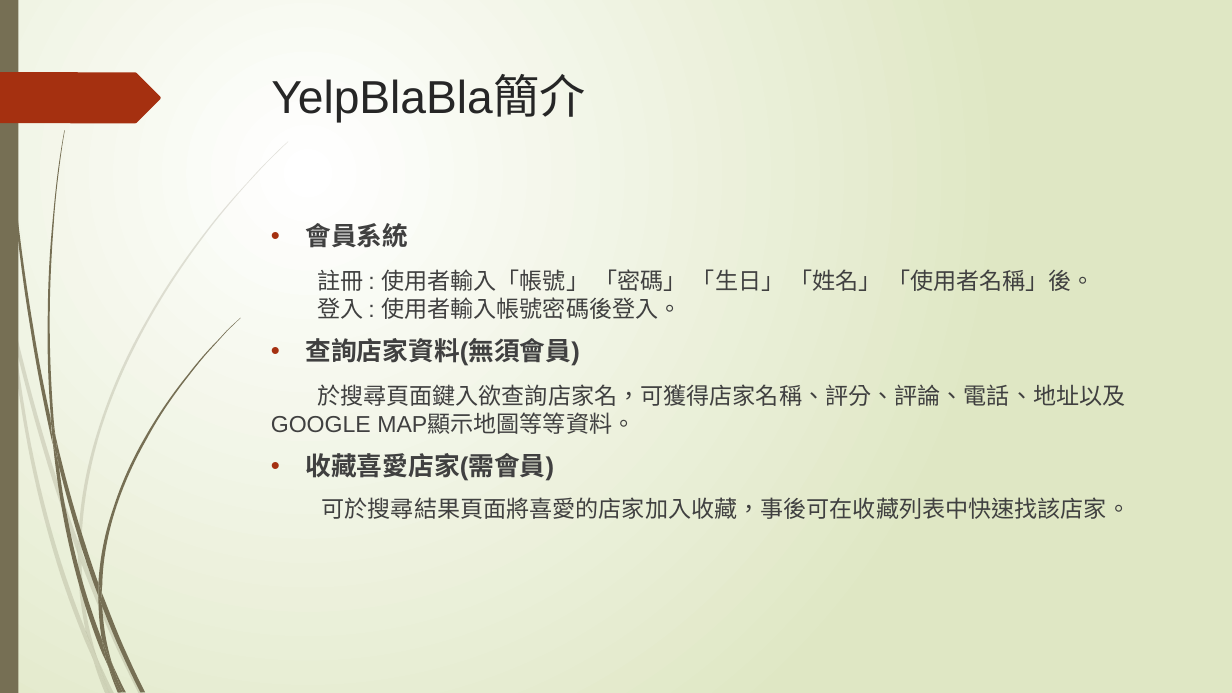
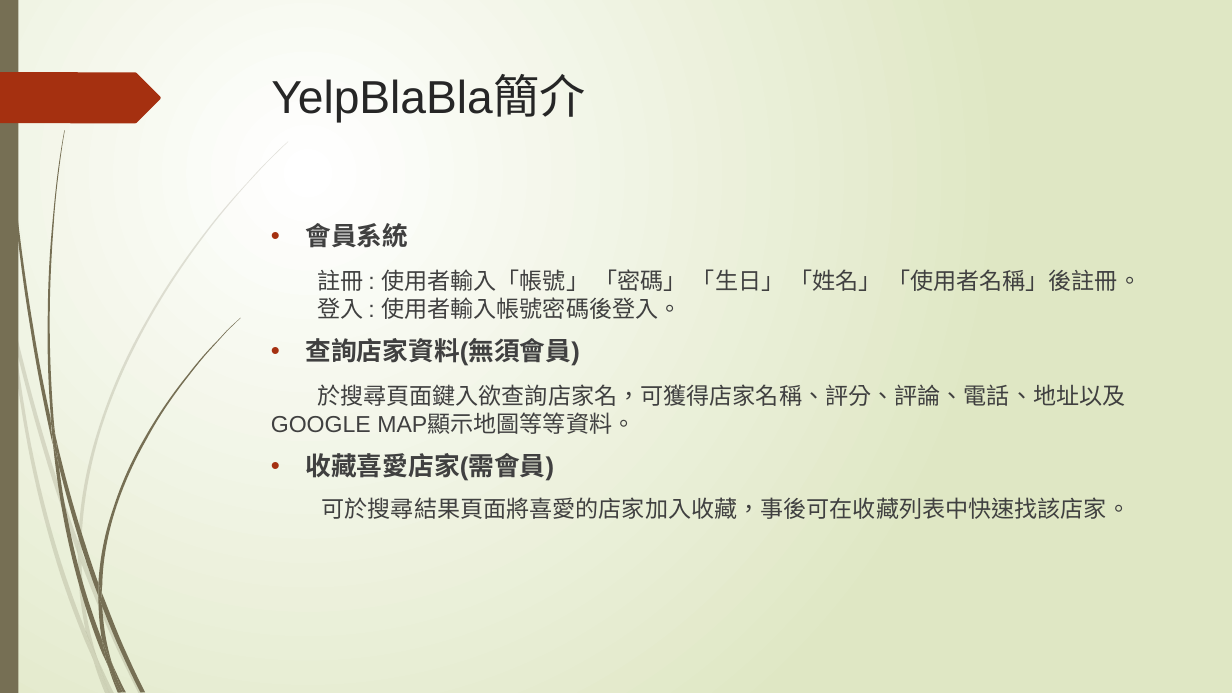
Before and after one commit to penut85420/WBSE_Project, a slide deck: slide 21 of 其他/YelpBlaBla.pptx. Drawn at 1232x693 pixels with LibreOffice and Linux fonts; fonts in the diff are those of the drawing. Boxes give left, top, right and bottom in pixels: in the first picture for what was removed or moved away, otherwise in the second. Text is boxed around its words. In the diff, an @@ line names an element or a change of style, - is before the commit and + after.

```diff
--- a/其他/YelpBlaBla.pptx
+++ b/其他/YelpBlaBla.pptx
@@ text at box(317, 269, 1141, 319): text changed @@
-註冊 : 使用者輸入「帳號」 「密碼」 「生日」 「姓名」 「使用者名稱」後。
-登入 : 使用者輸入帳號密碼後登入。
+註冊 : 使用者輸入「帳號」 「密碼」 「生日」 「姓名」 「使用者名稱」後註冊。
+登入 : 使用者輸入帳號密碼後登入。
```
Also in this commit, not shown: 3 other slides changed, 3 slides removed, 5 other files.
